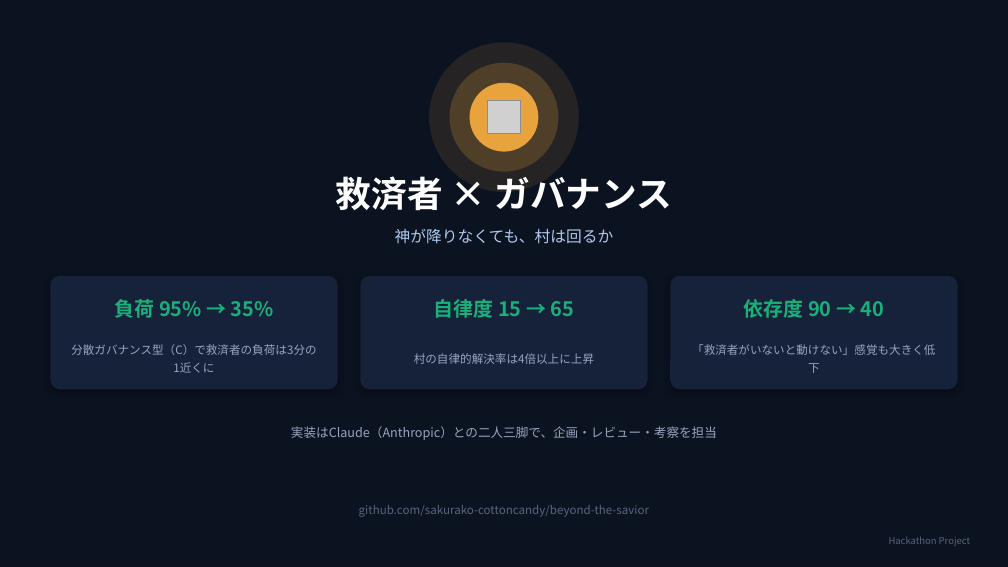
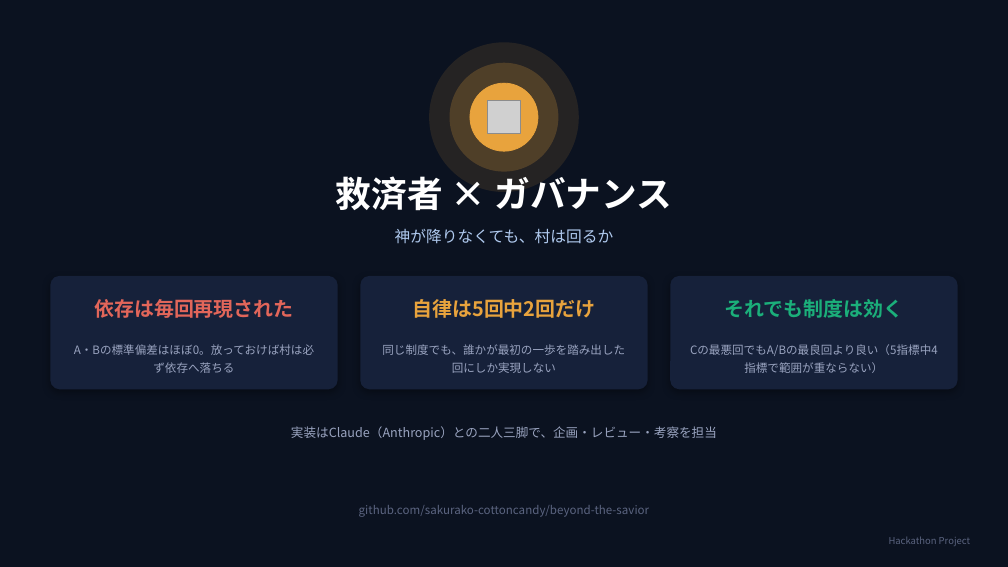
Before and after one commit to sakurako-cottoncandy/beyond-the-savior, a slide deck: slide 17 of docs/Beyond_the_Savior.pptx (slide 16 before the commit). Drawn at 1008x567 pixels with LibreOffice and Linux fonts; fonts in the diff are those of the drawing; grey boxes stand for pictures. Boxes give left, top, right and bottom in pixels: in the first picture for what was removed or moved away, otherwise in the second. Text is boxed around its words. In the diff, an @@ line names an element or a change of style, - is before the commit and + after.

Commit message:
各条件5回ずつ計15回実行し、依存は安定・自律は分岐することを発見
n=1では偶然と区別できなかったため、--runs オプションを追加して
各条件5回ずつ実行し平均・標準偏差を算出できるようにした。

主な発見:
- A・Bの標準偏差はほぼ0（Bは3指標で完全に一致）。依存状態は毎回確実に再現される
- Cの標準偏差は±20〜26。同じルール・同じ人格なのに「自律した回」と
  「依存に戻った回」の2つの状態へ分岐した
- 分岐点は世話好きな住民が救済者への確認を飛ばして自分から動いたかどうかの一点
- それでもCの最悪回はA/Bの最良回より良く、5指標中4指標で範囲が重ならない

- simulate.py/score.py に --runs を追加、集計をscores_*_aggregate.jsonに保存
- dashboard.py に分岐が見える散布図・ばらつき表・実行回セレクタを追加
- スライドを17枚に拡張（分岐スライドを新設）、生成スクリプトを slides/ に追加

```diff
--- a/docs/Beyond_the_Savior.pptx
+++ b/docs/Beyond_the_Savior.pptx
@@ text at (94, 299, 293, 318): text changed; text colour #1BAF7A to #E2665A @@
-負荷 95% → 35%
+依存は毎回再現された
@@ text at (413, 299, 596, 318): text changed; text colour #1BAF7A to #E8A33D @@
-自律度 15 → 65
+自律は5回中2回だけ
@@ text at (725, 299, 904, 318): text changed @@
-依存度 90 → 40
+それでも制度は効く
@@ text at (74, 344, 314, 373): text changed @@
-分散ガバナンス型（C）で救済者の負荷は3分の1近くに
+A・Bの標準偏差はほぼ0。放っておけば村は必ず依存へ落ちる
@@ text at (382, 344, 625, 373): text changed @@
-村の自律的解決率は4倍以上に上昇
+同じ制度でも、誰かが最初の一歩を踏み出した回にしか実現しない
@@ text at (690, 344, 938, 356): text changed @@
-「救済者がいないと動けない」感覚も大きく低下
+Cの最悪回でもA/Bの最良回より良い（5指標中4指標で範囲が重ならない）
```
Also in this commit, not shown: 5 other slides changed, 1 slide added, 42 other files.
